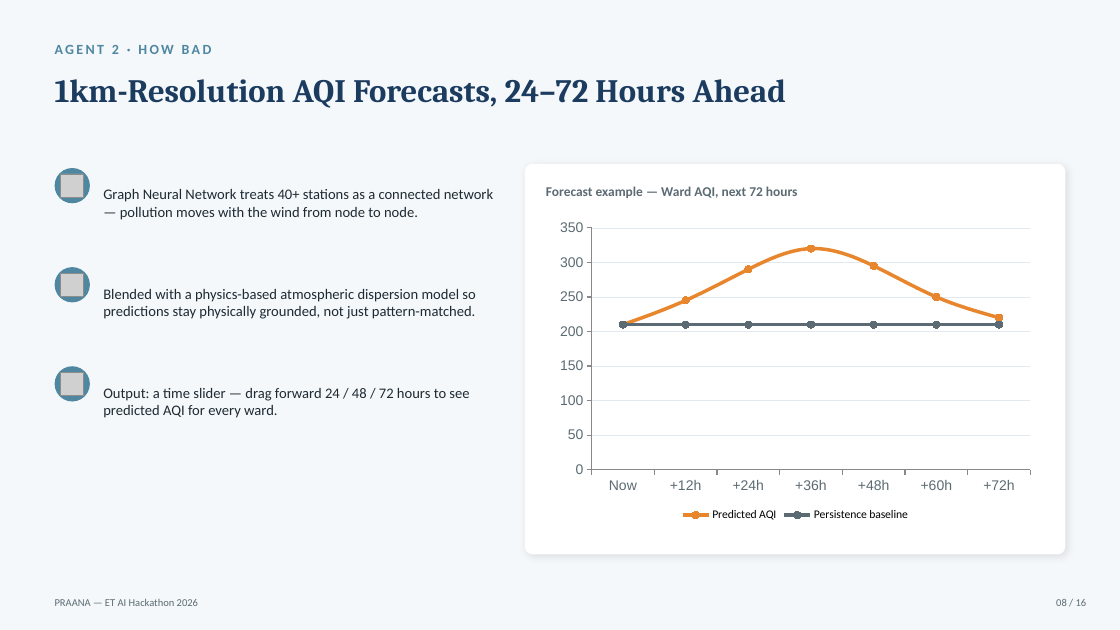
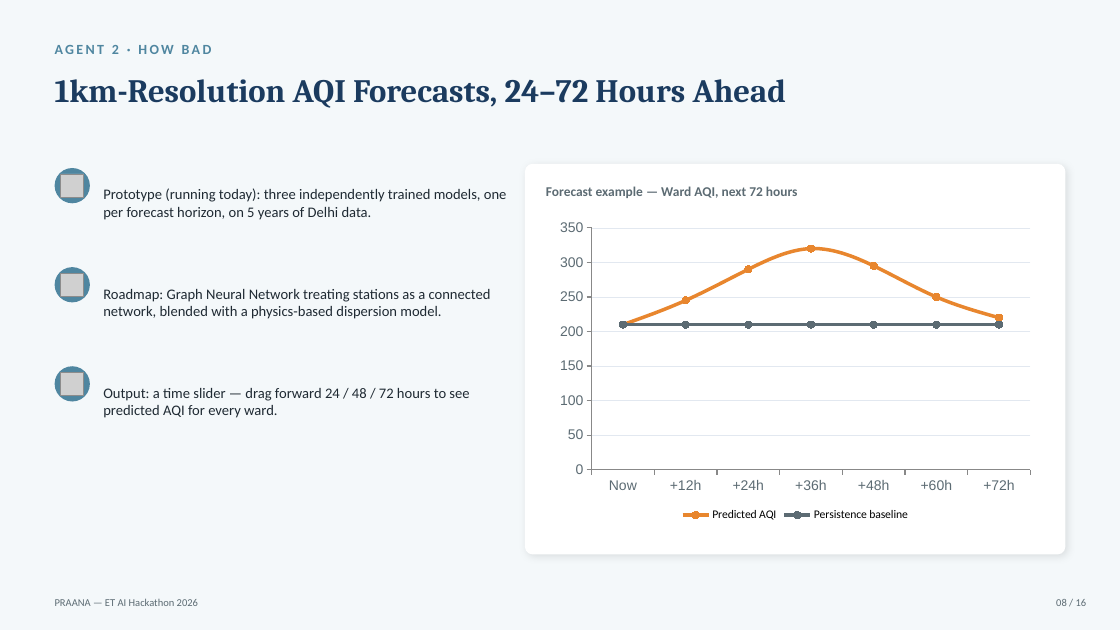
Before and after one commit to Aaditee13/praana-air-quality-intelligence, a slide deck: slide 8 of docs/PRAANA_Pitch_Deck.pptx. Drawn at 1120x630 pixels with LibreOffice and Linux fonts; fonts in the diff are those of the drawing; grey boxes stand for pictures. Boxes give left, top, right and bottom in pixels: in the first picture for what was removed or moved away, otherwise in the second. Text is boxed around its words. In the diff, an @@ line names an element or a change of style, - is before the commit and + after.

```diff
--- a/docs/PRAANA_Pitch_Deck.pptx
+++ b/docs/PRAANA_Pitch_Deck.pptx
@@ text at <box>103,188,507,220</box>: text changed @@
-Graph Neural Network treats 40+ stations as a connected network — pollution moves with the wind from node to node.
+Prototype (running today): three independently trained models, one per forecast horizon, on 5 years of Delhi data.
@@ text at <box>103,289,491,319</box>: text changed @@
-Blended with a physics-based atmospheric dispersion model so predictions stay physically grounded, not just pattern-matched.
+Roadmap: Graph Neural Network treating stations as a connected network, blended with a physics-based dispersion model.
```
Also in this commit, not shown: 6 other slides changed, 3 other files.
